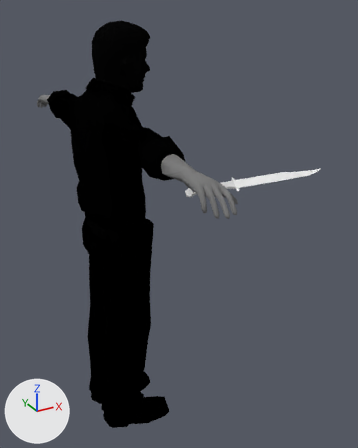
One commit to the Blender file materials/models/player/player.blend: the scene before it, then after it.
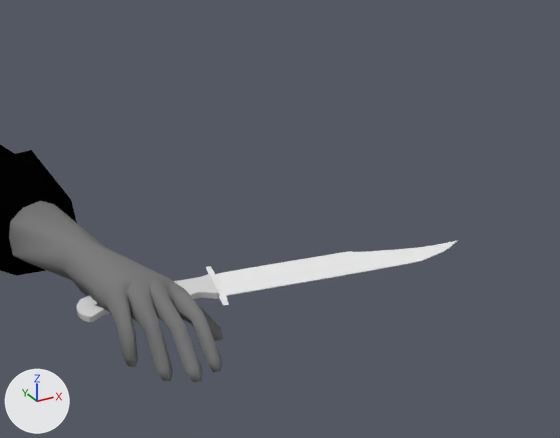
Old and new are each drawn whole from a 50 mm lens placed at (-1.244, -3.342, 3.361), pointed at (0.506, -0.16, 1.77) and again close up on the part from 44% to 100% of the width and 18% to 53% of the height. The axes (+X, +Y, +Z) are drawn at lower left. The lights are the same throughout.

Names of what the first close-up shows: 'Knife', 'Object.007_Mesh.008_M_Object.007_Mesh.008_M_Material.008_indian'.
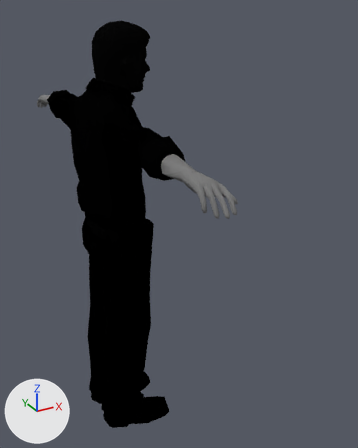
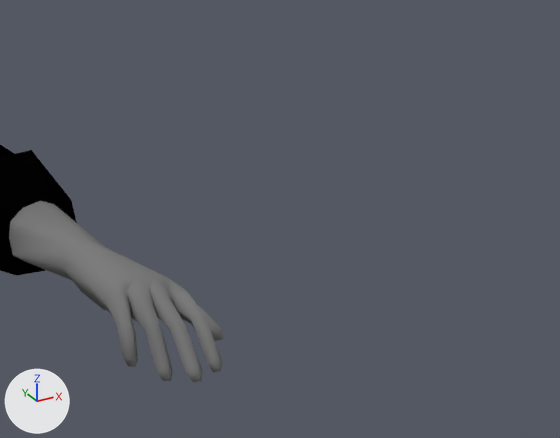
Commit message: Changing theme.

Boxes [x1, y1, x2, y2] around the edits, measured in the close-ups (560 x 438 px):
'Knife', hidden
    before: [77, 241, 457, 322]

What changed in the scene script:
```text
Change ob_knife:
    ob_knife.rotation_euler: (-2.346, -1.77, 0.375) -> (0.0, 0.0, 0.0)  # degrees (-134, -101, 21) -> degrees (0, 0, 0)
    ob_knife.location: (0.009, -1.427, 2.558) -> (0.0, 0.0, 0.0)
    add ob_knife.hide_viewport = True
```
